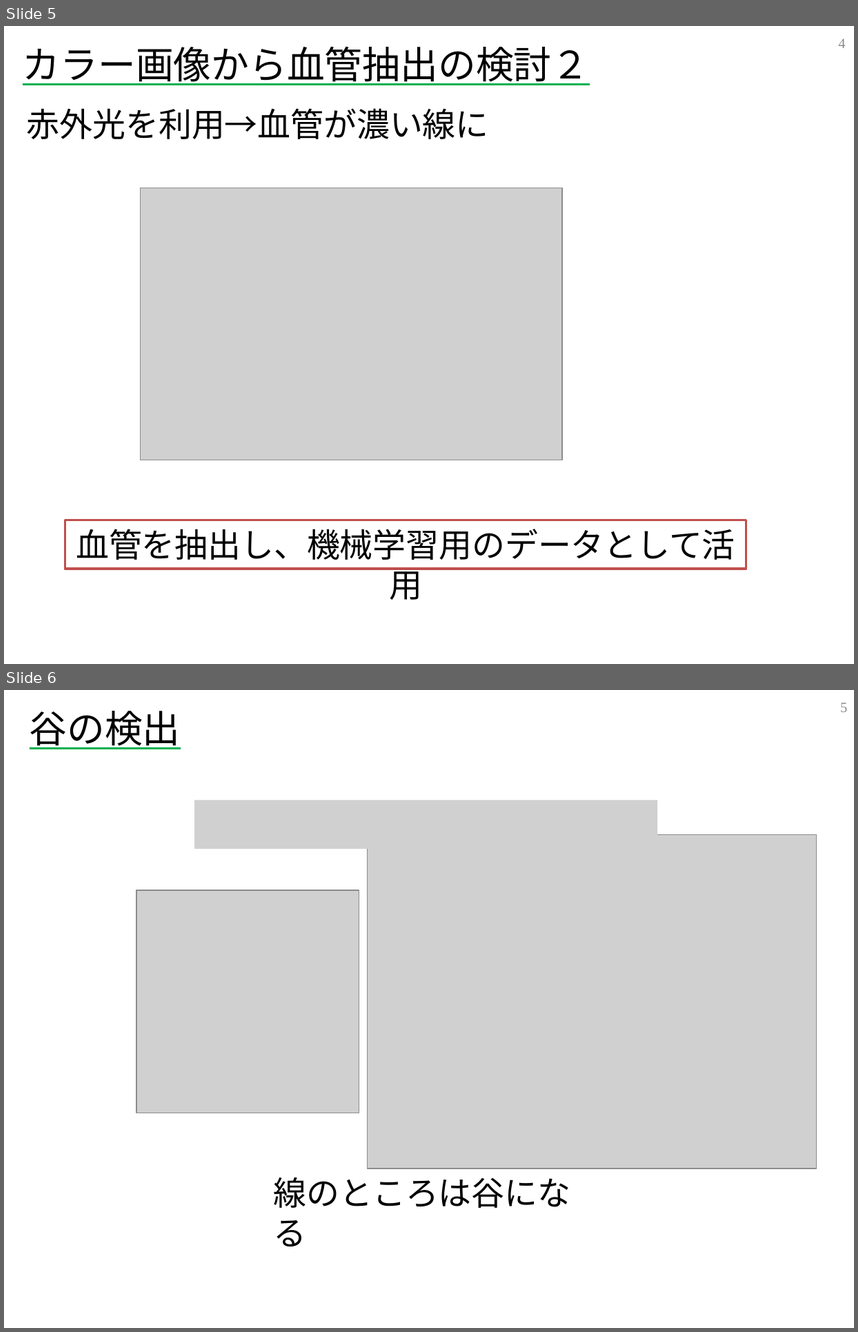
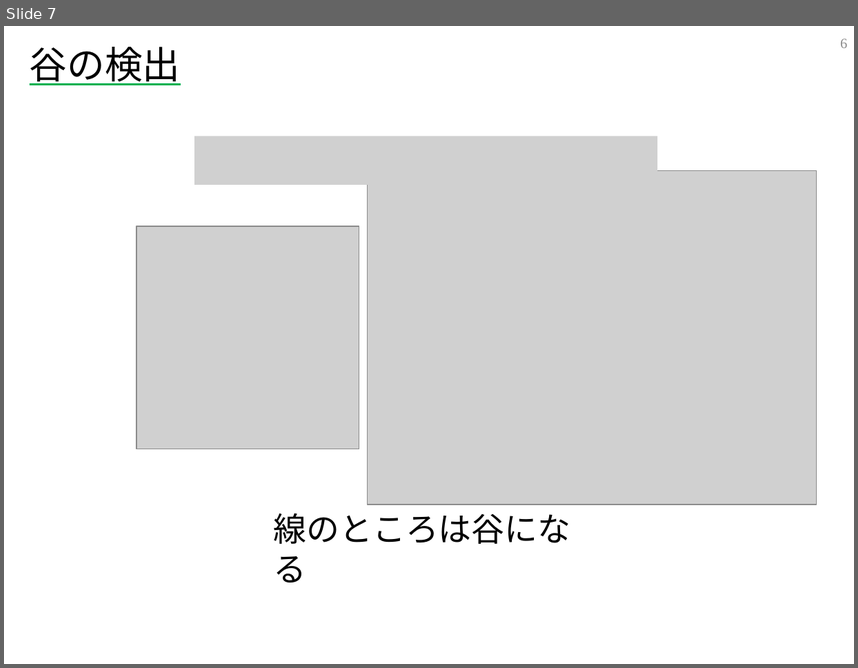
Before and after one commit to Quevun/blood_vessel_detection, a slide deck: blood vessel detection.pptx. Shown one above the other, each under a label of ours: slides 5 and 6 before the commit, slide 7 after it. The pictures are 858x1332 and 858x668 pixels, drawn with LibreOffice and Linux fonts; fonts in the diff are those of the drawing; grey boxes stand for pictures. Boxes give left, top, right and bottom in pixels: in the first picture for what was removed or moved away, otherwise in the second. Text is boxed around its words. In the diff, an @@ line names an element or a change of style, - is before the commit and + after.

```diff
--- a/blood vessel detection.pptx
+++ b/blood vessel detection.pptx
@@ slide 5 removed at (4,26,854,664), background #FFFFFF @@
@@ page number removed at (838,38,845,48) @@
-4
@@ text removed at (23,47,590,85) @@
-カラー画像から血管抽出の検討２
@@ text removed at (27,108,489,139) @@
-赤外光を利用→血管が濃い線に
@@ picture removed at (140,187,562,459) @@
@@ rectangle removed at (65,520,746,568) @@
-血管を抽出し、機械学習用のデータとして活用
@@ what was slide 6 is now slide 7 @@
@@ page number at (840,38,847,48): text changed @@
-5
+6
```
Also in this commit, not shown: 7 slides changed, 2 slides added.
